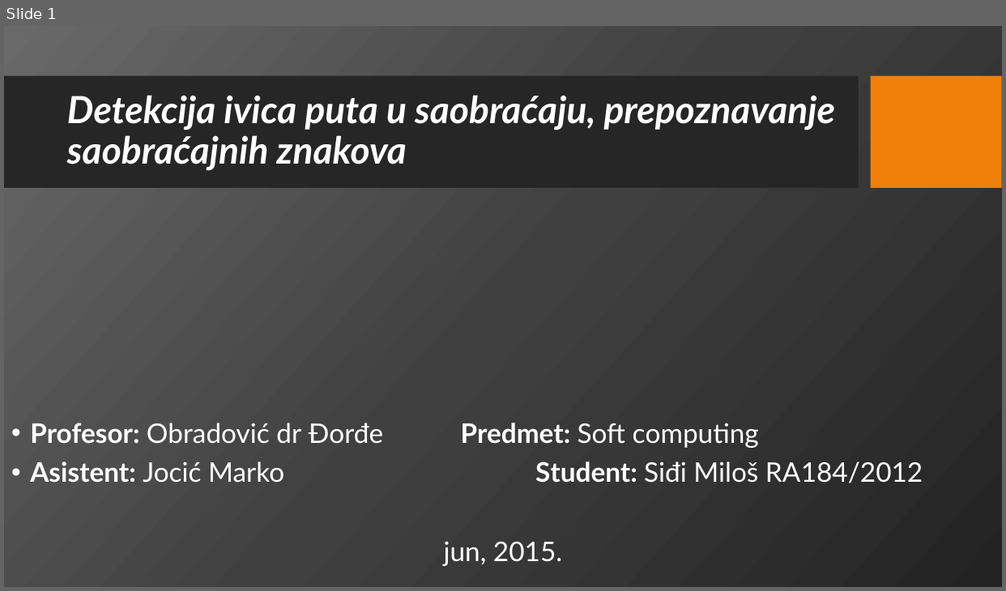
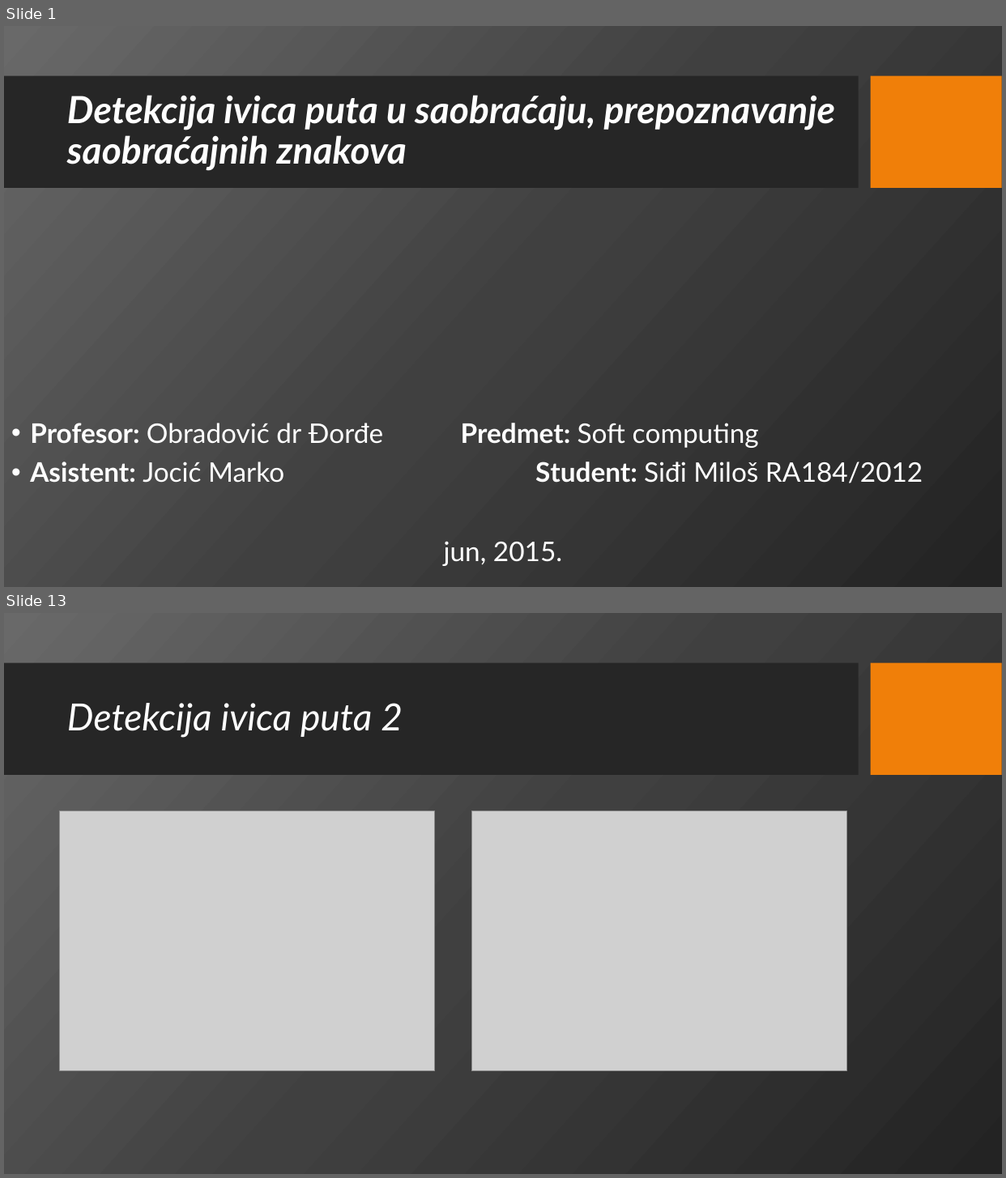
Before and after one commit to msidji/MilosSidji_SoftComputing, a slide deck: Python/Sidji-Prezentacija2.pptx. Shown one above the other, each under a label of ours: slide 1 before the commit, slides 1 and 13 after it; the slides between them are not shown. The pictures are 1006x591 and 1006x1178 pixels, drawn with LibreOffice and Linux fonts; fonts in the diff are those of the drawing; grey boxes stand for pictures; background and template pictures are left out. Boxes give left, top, right and bottom in pixels: in the first picture for what was removed or moved away, otherwise in the second. Text is boxed around its words. In the diff, an @@ line names an element or a change of style, - is before the commit and + after.

```diff
--- a/Python/Sidji-Prezentacija2.pptx
+++ b/Python/Sidji-Prezentacija2.pptx
@@ slide 13 added at bbox=[4, 613, 1002, 1174], background picture (left out); not listed: 2 template elements that a slide beside it also shows @@
@@ title added at bbox=[67, 703, 403, 738], 36 pt, text #FFFFFF, italic @@
+Detekcija ivica puta 2
@@ picture added at bbox=[59, 811, 434, 1072] @@
@@ picture added at bbox=[472, 811, 847, 1072] @@
```
Also in this commit, not shown: 16 other slides added, 8 slides removed, 8 other files.
